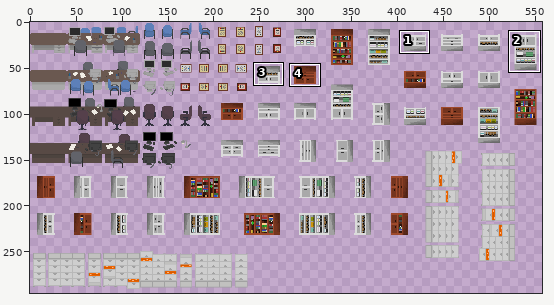
One commit to this sprite sheet: ProyectosSDL/HolaSDL/levels/TileSheet-ConsultasDespachos.png. The picture above shows the old version from afar; the outline marks the close-up.
Close-up. Earlier state:
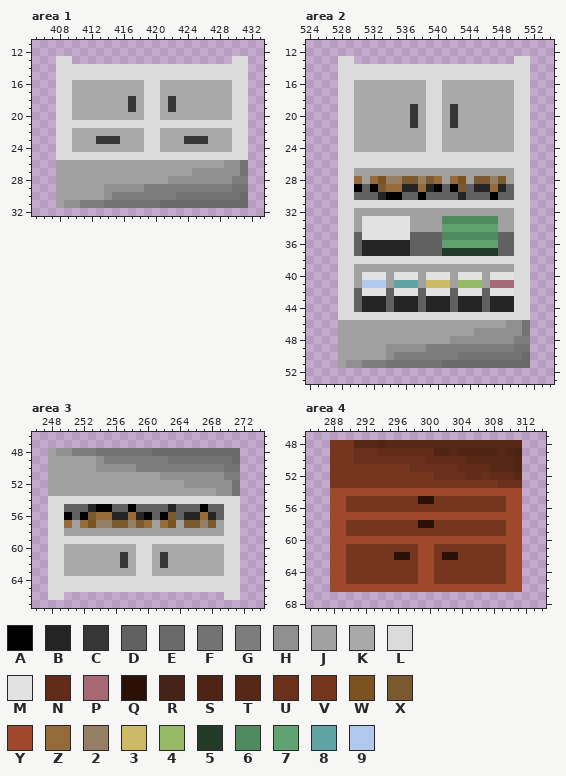
The file is 560x300 pixels. Colours within 5 levels of each other are drawn and written as one. Shown: area 1: x 405..433, y 11..32; area 2: x 524..554, y 11..53; area 3: x 246..274, y 46..67; area 4: x 285..314, y 47..68. The wide view leaves out empty margins. The commit also changed other parts of the picture, which this record leaves out.
Palette (. is transparent): A #000000  B #242424  C #363636  D #616161  E #6a6a6a  F #737373  G #7d7d7d  H #909090  J #a1a1a1  K #a9a9a9  L #dbdbdb  M #e2e2e2  N #632c1a  P #a76975  Q #2a1007  R #462317  S #502415  T #582817  U #6b301c  V #75351f  W #7c5320  X #7c5a2f  Y #9e492b  Z #956c39  2 #958066  3 #cdb966  4 #95b966  5 #223b29  6 #508a60  7 #5fa371  8 #5fa3a5  9 #b0c9ed
Pixels before, area 1, first column x 408:
13 LL....................LL
14 LLLLLLLLLLLLLLLLLLLLLLLL
15 LLLLLLLLLLLLLLLLLLLLLLLL
16 LLKKKKKKKKKLLKKKKKKKKKLL
17 LLKKKKKKKKKLLKKKKKKKKKLL
18 LLKKKKKKKCKLLKCKKKKKKKLL
19 LLKKKKKKKCKLLKCKKKKKKKLL
20 LLKKKKKKKKKLLKKKKKKKKKLL
21 LLLLLLLLLLLLLLLLLLLLLLLL
22 LLKKKKKKKKKLLKKKKKKKKKLL
23 LLKKKCCCKKKLLKKKCCCKKKLL
24 LLKKKKKKKKKLLKKKKKKKKKLL
25 LLLLLLLLLLLLLLLLLLLLLLLL
26 JJJJJJJJJJJJJJJJJJJJJHHF
27 JJJJJJJJJJJJJJJJJHHHHHHF
28 JJJJJJJJJJJJJJHHHHHHHHGG
29 JJJJJJHHHHHGGGGGGGGGGGFF
30 JJJJJJHGGGGGGGGFFFFFFFFE
31 JHHGGGFFFFFFFEEEEEEEEEEE
Pixels before, area 2, first column x 528:
13 LL....................LL
14 LLLLLLLLLLLLLLLLLLLLLLLL
15 LLLLLLLLLLLLLLLLLLLLLLLL
16 LLKKKKKKKKKLLKKKKKKKKKLL
17 LLKKKKKKKKKLLKKKKKKKKKLL
18 LLKKKKKKKKKLLKKKKKKKKKLL
19 LLKKKKKKKCKLLKCKKKKKKKLL
20 LLKKKKKKKCKLLKCKKKKKKKLL
21 LLKKKKKKKCKLLKCKKKKKKKLL
22 LLKKKKKKKKKLLKKKKKKKKKLL
23 LLKKKKKKKKKLLKKKKKKKKKLL
24 LLKKKKKKKKKLLKKKKKKKKKLL
25 LLLLLLLLLLLLLLLLLLLLLLLL
26 LLLLLLLLLLLLLLLLLLLLLLLL
27 LLJJJJJJJJJJJJJJJJJJJJLL
28 LLZJZW22XX2XZJZWJXX2XJLL
29 LLADAXZZBBZBADAXDBBZBDLL
30 LLDDDBAADDADDDDBDDDADDLL
31 LLLLLLLLLLLLLLLLLLLLLLLL
32 LLJJJJJJJJJJJJJJJJJJJJLL
33 LLJMMMMMMJJJJ6666666JJLL
34 LLJMMMMMMJJJJ7777777JJLL
35 LLDMMMMMMDDDD6666666DDLL
36 LLDBBBBBBDDDD7777777DDLL
37 LLDBBBBBBDDDD5555555DDLL
38 LLLLLLLLLLLLLLLLLLLLLLLL
39 LLJJJJJJJJJJJJJJJJJJJJLL
40 LLJMMMJMMMJMMMJMMMJMMMLL
41 LLJ999J888J333J444JPPPLL
42 LLDMMMDMMMDMMMDMMMDMMMLL
43 LLDBBBDBBBDBBBDBBBDBBBLL
44 LLDBBBDBBBDBBBDBBBDBBBLL
45 LLLLLLLLLLLLLLLLLLLLLLLL
46 JJJJJJJJJJJJJJJJJJJJJHHF
47 JJJJJJJJJJJJJJJJJHHHHHHF
48 JJJJJJJJJJJJJJHHHHHHHHGG
49 JJJJJJHHHHHGGGGGGGGGGGFF
50 JJJJJJHGGGGGGGGFFFFFFFFE
51 JHHGGGFFFFFFFEEEEEEEEEEE
Pixels before, area 3, first column x 248:
48 JHHGGGFFFFFFFEEEEEEEEEEE
49 JJJJJJHGGGGGGGGFFFFFFFFE
50 JJJJJJHHHHHGGGGGGGGGGGFF
51 JJJJJJJJJJJJJJHHHHHHHHGG
52 JJJJJJJJJJJJJJJJJHHHHHHF
53 JJJJJJJJJJJJJJJJJJJJJHHF
54 LLLLLLLLLLLLLLLLLLLLLLLL
55 LLDDDBAADDADDDDBDDDADDLL
56 LLADAXZZBBZBADAXDBBZBDLL
57 LLZJZW22XX2XZJZWJXX2XJLL
58 LLJJJJJJJJJJJJJJJJJJJJLL
59 LLLLLLLLLLLLLLLLLLLLLLLL
60 LLKKKKKKKKKLLKKKKKKKKKLL
61 LLKKKKKKKCKLLKCKKKKKKKLL
62 LLKKKKKKKCKLLKCKKKKKKKLL
63 LLKKKKKKKKKLLKKKKKKKKKLL
64 LLLLLLLLLLLLLLLLLLLLLLLL
65 LLLLLLLLLLLLLLLLLLLLLLLL
66 LL....................LL
Pixels before, area 4, first column x 288:
48 VVVTTTSTTTTTTTTTTTTTTTTT
49 VVVUUUNNNNNNNSSTSSSSSTSR
50 VVVUUUUUUUUUNNNNNTTTTTTS
51 VVVVVVVVVVUUUUUUNNNNTTTS
52 VVVVVVVVVVVVVUUUUNNUNNNT
53 VVVVVVVVVVVVVVVVVVVVVUUU
54 YYYYYYYYYYYYYYYYYYYYYYYY
55 YYVVVVVVVVVQQVVVVVVVVVYY
56 YYVVVVVVVVVVVVVVVVVVVVYY
57 YYYYYYYYYYYYYYYYYYYYYYYY
58 YYVVVVVVVVVQQVVVVVVVVVYY
59 YYVVVVVVVVVVVVVVVVVVVVYY
60 YYYYYYYYYYYYYYYYYYYYYYYY
61 YYVVVVVVVVVYYVVVVVVVVVYY
62 YYVVVVVVQQVYYVQQVVVVVVYY
63 YYVVVVVVVVVYYVVVVVVVVVYY
64 YYVVVVVVVVVYYVVVVVVVVVYY
65 YYVVVVVVVVVYYVVVVVVVVVYY
66 YYYYYYYYYYYYYYYYYYYYYYYY
After:
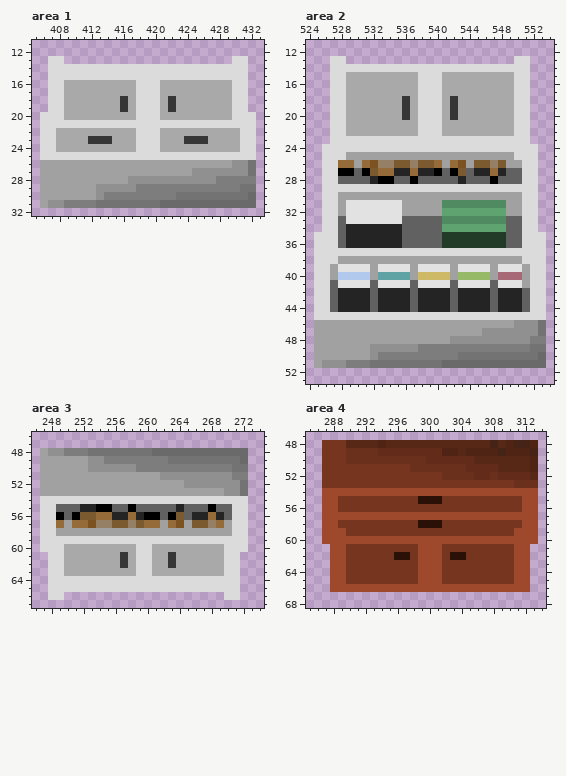
Changes in this commit:
Area 1:
y 13: x 407 . -> L; x 409 L -> .
y 14..15: x 407 . -> L
y 16..17: x 407 . -> L; x 409 L -> K; x 418 K -> L
y 18..19: x 407 . -> L; x 409 L -> K; x 416..418 KCK -> CKL
y 20: x 406..407 .. -> LL; x 409 L -> K; x 418 K -> L; x 432 . -> L
y 21: x 406..407 .. -> LL; x 432 . -> L
y 22: x 406..409 ..LL -> LLKK; x 418 K -> L; x 430 L -> K; x 432 . -> L
y 23: x 406..409 ..LL -> LLKK; x 412 K -> C; x 415 C -> K; x 418 K -> L; x 430 L -> K; x 432 . -> L
y 24: x 406..409 ..LL -> LLKK; x 418 K -> L; x 430 L -> K; x 432 . -> L
y 25: x 406..407 .. -> LL; x 432 . -> L
y 26: x 406..407 .. -> JJ; x 429 H -> J; x 431..432 F. -> HF
y 27: x 406..407 .. -> JJ; x 431..432 F. -> HF
y 28: x 406..407 .. -> JJ; x 417..421 JJJJJ -> HHHHH; x 428..429 HH -> GG; x 432 . -> G
y 29: x 406..407 .. -> JJ; x 413 J -> H; x 418 H -> G; x 430 F -> G; x 432 . -> F
y 30: x 406..407 .. -> JJ; x 413..414 JH -> HG; x 431..432 E. -> FE
y 31: x 406..410 ..JHH -> JHHGG; x 413 G -> F; x 432 . -> E
Area 2:
y 13: x 527 . -> L; x 529 L -> .
y 14: x 527 . -> L
y 15: x 527 . -> L; x 529..537 LLLLLLLLL -> KKKKKKKKK; x 541..549 LLLLLLLLL -> KKKKKKKKK
y 16..17: x 527 . -> L; x 529 L -> K; x 538 K -> L
y 18: x 527 . -> L; x 529 L -> K; x 536 K -> C; x 538 K -> L; x 542 K -> C
y 19..20: x 527 . -> L; x 529 L -> K; x 536..538 KCK -> CKL
y 21: x 527 . -> L; x 529 L -> K; x 537..538 CK -> KL; x 542 C -> K
y 22: x 527 . -> L; x 529 L -> K; x 538 K -> L
y 23: x 527 . -> L; x 530..538 KKKKKKKKK -> LLLLLLLLL; x 541..549 KKKKKKKKK -> LLLLLLLLL
y 24: x 526..527 .. -> LL; x 530..538 KKKKKKKKK -> LLLLLLLLL; x 541..549 KKKKKKKKK -> LLLLLLLLL; x 552 . -> L
y 25: x 526..527 .. -> LL; x 529..549 LLLLLLLLLLLLLLLLLLLLL -> JJJJJJJJJJJJJJJJJJJJJ; x 552 . -> L
y 26: x 526..550 ..LLLLLLLLLLLLLLLLLLLLLLL -> LLZZJZW22XX2XXZJZWJXX2XJJ; x 552 . -> L
y 27: x 526..550 ..LLJJJJJJJJJJJJJJJJJJJJL -> LLAADAXZZBBZBBADAXDBBZBDD; x 552 . -> L
y 28: x 526..550 ..LLZJZW22XX2XZJZWJXX2XJL -> LLDDDDBAADDADDDDDBDDDADDD; x 552 . -> L
y 29: x 526..527 .. -> LL; x 530..549 ADAXZZBBZBADAXDBBZBD -> LLLLLLLLLLLLLLLLLLLL; x 552 . -> L
y 30: x 526..550 ..LLDDDBAADDADDDDBDDDADDL -> LLJJJJJJJJJJJJJJJJJJJJJJJ; x 552 . -> L
y 31: x 526..550 ..LLLLLLLLLLLLLLLLLLLLLLL -> LLJMMMMMMMJJJJJ66666666JJ; x 552 . -> L
y 32: x 526..535 ..LLJJJJJJ -> LLJMMMMMMM; x 541..548 JJJJJJJJ -> 77777777; x 550 L -> J; x 552 . -> L
y 33: x 526..530 ..LLJ -> LLDMM; x 536..540 MJJJJ -> DDDDD; x 548..550 JJL -> 6DD; x 552 . -> L
y 34: x 526..540 ..LLJMMMMMMJJJJ -> LLDBBBBBBBDDDDD; x 548..550 JJL -> 7DD; x 552 . -> L
y 35: x 525..536 ...LLDMMMMMM -> LLLDBBBBBBBD; x 541..548 6666666D -> 55555555; x 550 L -> D; x 552..553 .. -> LL
y 36: x 525..530 ...LLD -> LLLDBB; x 536 B -> D; x 541..548 7777777D -> 55555555; x 550 L -> D; x 552..553 .. -> LL
y 37: x 525..527 ... -> LLL; x 530..549 DBBBBBBDDDD5555555DD -> LLLLLLLLLLLLLLLLLLLL; x 552..553 .. -> LL
y 38: x 525..550 ...LLLLLLLLLLLLLLLLLLLLLLL -> LLLJJJJJJJJJJJJJJJJJJJJJJJ; x 552..553 .. -> LL
y 39: x 525..531 ...LLJJ -> LLJMMMM; x 533..536 JJJJ -> MMMM; x 538..541 JJJJ -> MMMM; x 543..546 JJJJ -> MMMM; x 548..553 JJLL.. -> MMMJLL
y 40: x 525..541 ...LLJMMMJMMMJMMM -> LLJ9999J8888J3333; x 543..553 MMMJMMMLL.. -> 4444JPPPJLL
y 41: x 525..553 ...LLJ999J888J333J444JPPPLL.. -> LLDMMMMDMMMMDMMMMDMMMMDMMMJLL
y 42: x 525..541 ...LLDMMMDMMMDMMM -> LLDBBBBDBBBBDBBBB; x 543..553 MMMDMMMLL.. -> BBBBDBBBDLL
y 43..44: x 525..530 ...LLD -> LLDBBB; x 532 B -> D; x 534 D -> B; x 537..538 BD -> DB; x 546..547 DB -> BD; x 550..553 LL.. -> BDLL
y 45: x 525..527 ... -> LLL; x 552..553 .. -> LL
y 46: x 525..527 ... -> JJJ; x 549 H -> J; x 551..553 F.. -> HHF
y 47: x 525..527 ... -> JJJ; x 545 H -> J; x 551..553 F.. -> HHF
y 48: x 525..527 ... -> JJJ; x 550..553 GG.. -> HHGG
y 49: x 525..527 ... -> JJJ; x 532..533 JJ -> HH; x 538 H -> G; x 550..553 FF.. -> GGFF
y 50: x 525..527 ... -> JJJ; x 532..534 JJH -> HGG; x 551..553 E.. -> FFE
y 51: x 525..530 ...JHH -> JHHHGG; x 532..533 GG -> FF; x 552..553 .. -> EE
Area 3:
y 48: x 247..248 .J -> JH; x 250 H -> G; x 253 G -> F; x 272 . -> E
y 49: x 247 . -> J; x 253 J -> H; x 271..272 E. -> FE
y 50: x 247 . -> J; x 253 J -> H; x 270 F -> G; x 272 . -> F
y 51: x 247 . -> J; x 270 G -> H; x 272 . -> G
y 52: x 247 . -> J; x 271..272 F. -> HF
y 53: x 247 . -> J; x 269 H -> J; x 271..272 F. -> HF
y 54: x 247 . -> L; x 272 . -> L
y 55: x 247 . -> L; x 249 L -> D; x 252 D -> B; x 263..264 BD -> DB; x 267..268 AD -> DA; x 270 L -> D; x 272 . -> L
y 56: x 247 . -> L; x 249..252 LADA -> ADAX; x 261..265 DAXDB -> ADAXD; x 267..270 ZBDL -> BZBD; x 272 . -> L
y 57: x 247 . -> L; x 249..251 LZJ -> ZJZ; x 261..265 JZWJX -> ZJZWJ; x 267..270 2XJL -> X2ZJ; x 272 . -> L
y 58: x 247 . -> L; x 249 L -> J; x 270 L -> J; x 272 . -> L
y 59..60: x 247 . -> L; x 272 . -> L
y 61..62: x 262..263 CK -> KC
Area 4:
y 48: x 287 . -> V; x 290 V -> T; x 308 T -> R; x 310..313 TT.. -> SRRS
y 49: x 287 . -> V; x 290 V -> U; x 301 S -> N; x 303..304 TS -> ST; x 309 T -> R; x 311..313 R.. -> SSR
y 50: x 287 . -> V; x 290 V -> U; x 305 T -> N; x 311..313 S.. -> TTS
y 51: x 287 . -> V; x 304 N -> U; x 308 T -> N; x 311..313 S.. -> TTS
y 52: x 287 . -> V; x 301 U -> V; x 305 N -> U; x 307..308 UN -> NU; x 311..313 T.. -> NNT
y 53: x 287 . -> V; x 309..310 UU -> VV; x 312..313 .. -> UU
y 54: x 287 . -> Y; x 312..313 .. -> YY
y 55: x 287 . -> Y; x 289 Y -> V; x 301 V -> Q; x 310..313 YY.. -> VVYY
y 56: x 287 . -> Y; x 289 Y -> V; x 310..313 YY.. -> VVYY
y 57: x 287 . -> Y; x 312..313 .. -> YY
y 58: x 287 . -> Y; x 289 Y -> V; x 301 V -> Q; x 310..313 YY.. -> VVYY
y 59: x 287 . -> Y; x 310 Y -> V; x 312..313 .. -> YY
y 60: x 287 . -> Y; x 312..313 .. -> YY
y 61: x 301 V -> Y; x 310 Y -> V; x 312 . -> Y
y 62: x 301..302 VQ -> YV; x 304 V -> Q; x 310 Y -> V; x 312 . -> Y
y 63..65: x 301 V -> Y; x 310 Y -> V; x 312 . -> Y
y 66: x 312 . -> Y
Changed places in both close-ups, as pixel boxes (x1, y1, x2, y2):
changed: (40, 56, 168, 208)
changed: (216, 112, 256, 208)
changed: (314, 56, 546, 368)
changed: (40, 448, 96, 552)
changed: (152, 448, 248, 552)
changed: (160, 552, 176, 568)
changed: (322, 440, 354, 544)
changed: (434, 440, 538, 592)
